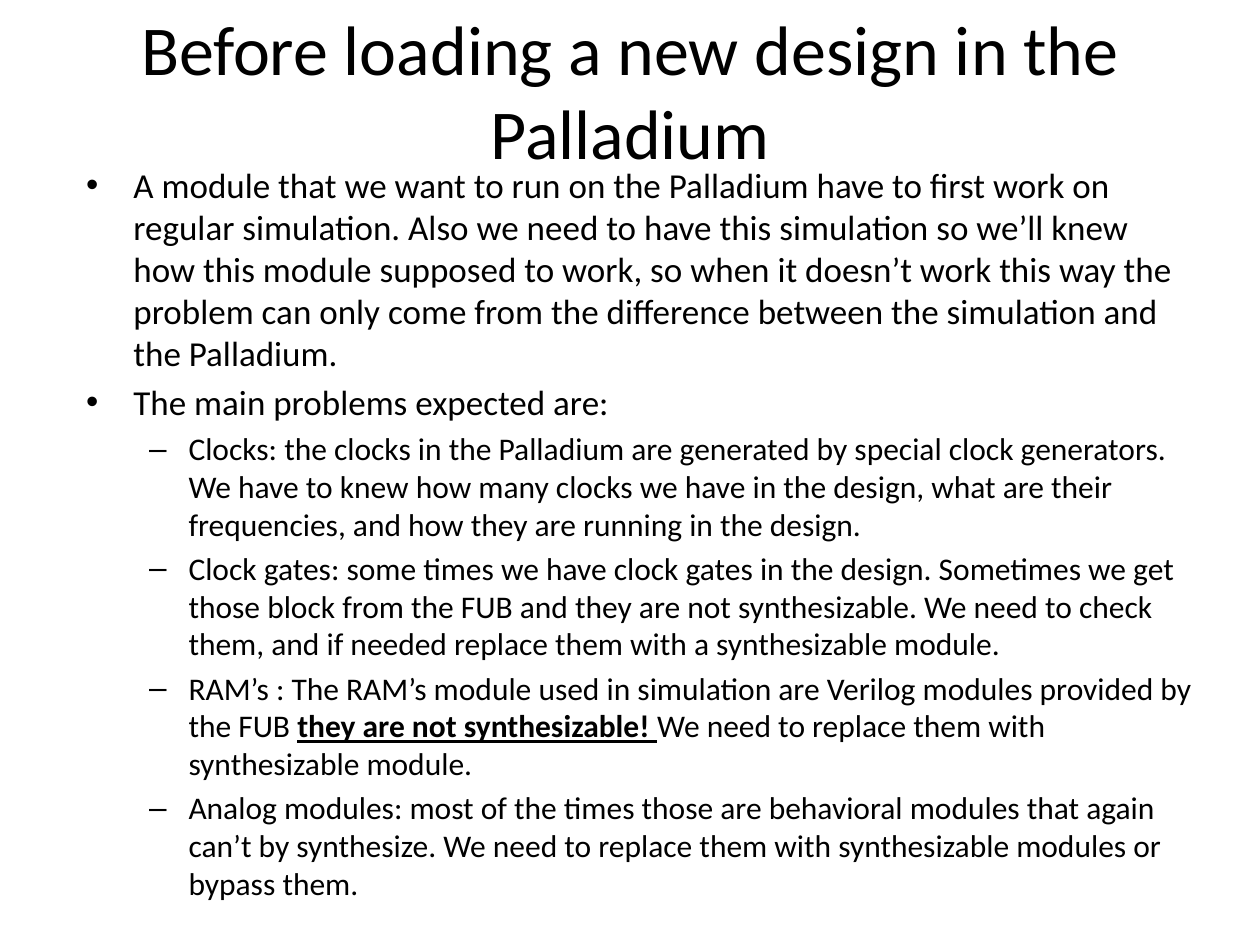
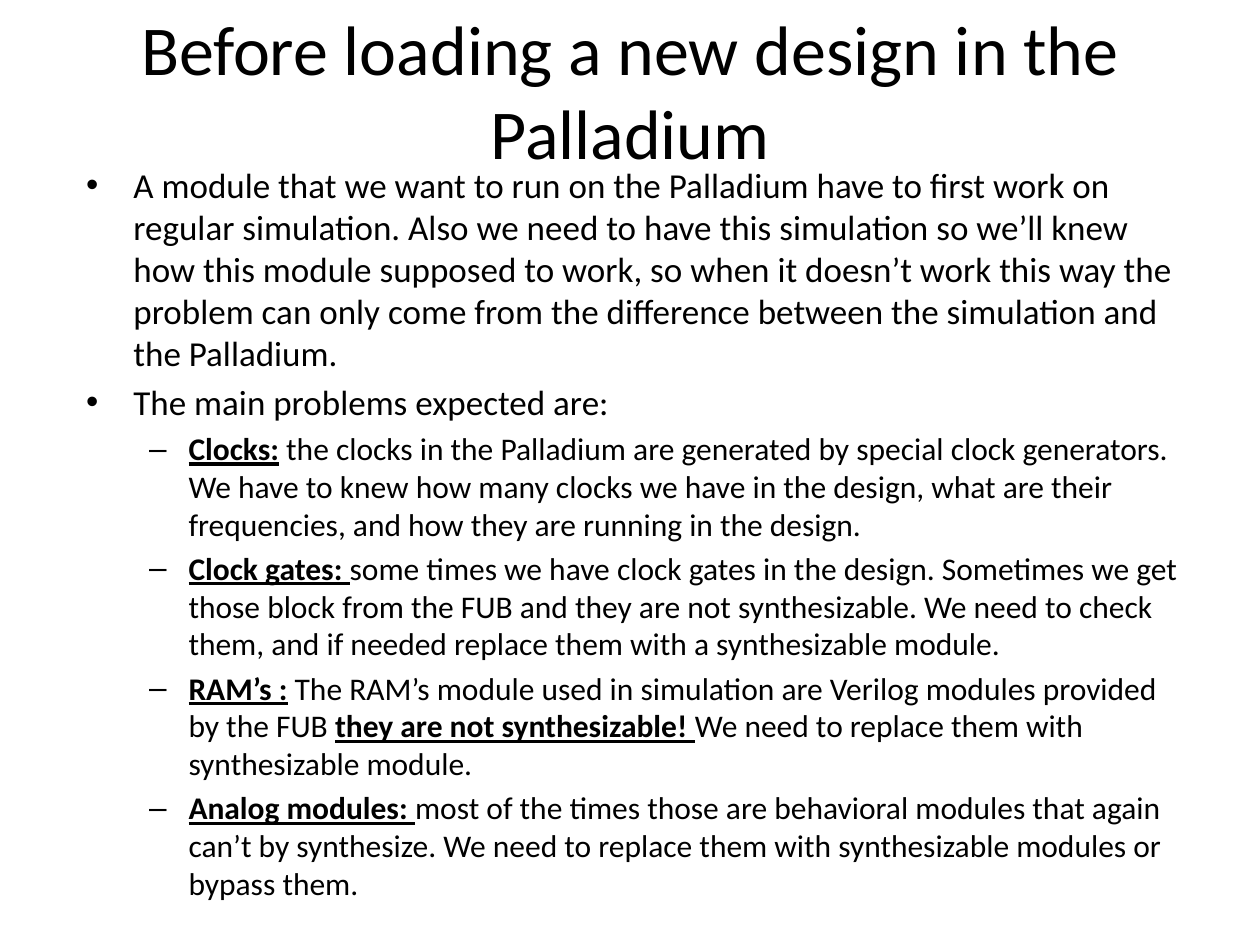
Before and after one commit to zahike/Palladium, a slide deck: slide 3 of Simulation Acceleration tutoria.pptx. Drawn at 1260x945 pixels with LibreOffice and Linux fonts; fonts in the diff are those of the drawing. Boxes give left, top, right and bottom in pixels: in the first picture for what was removed or moved away, otherwise in the second. Text is boxed around its words. In the diff, an @@ line names an element or a change of style, - is before the commit and + after.

```diff
--- a/Simulation Acceleration tutoria.pptx
+++ b/Simulation Acceleration tutoria.pptx
@@ text at [189, 438, 1177, 900]: bold on, underline on in "Clocks:", "Clock gates:", "RAM’s :", "Analog modules:" @@
```
Also in this commit, not shown: 1 other slide changed, 19 other files.
